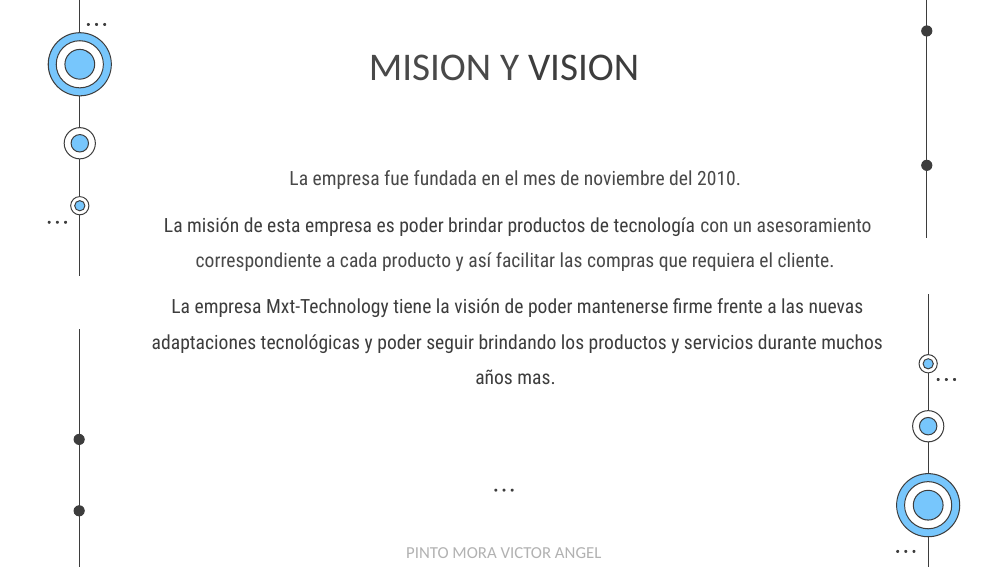
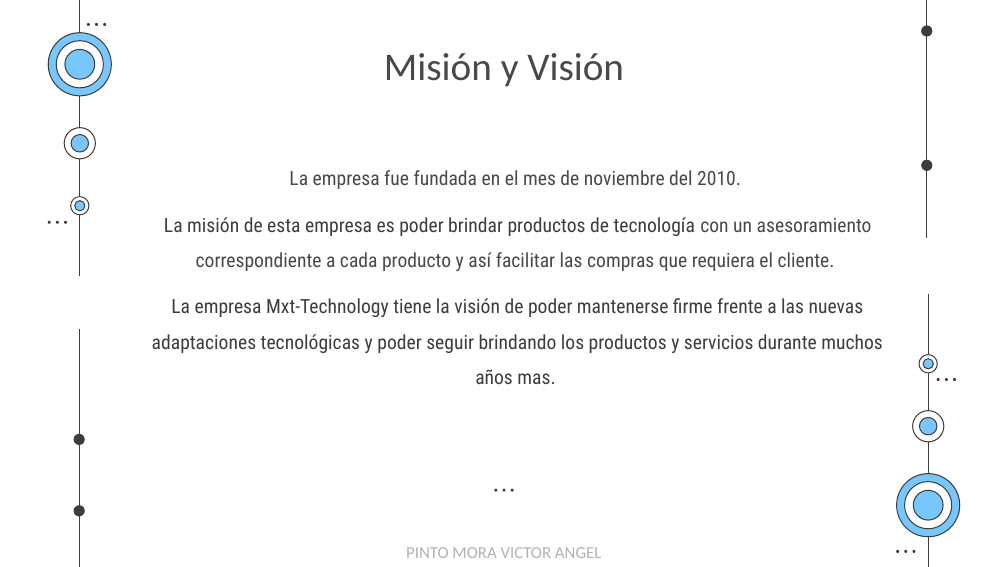
Before and after one commit to EgCooper/Mxt-Technology, a slide deck: slide 4 of Documentacion/Mxt-Technology Presentacion.pptx. Drawn at 1008x567 pixels with LibreOffice and Linux fonts; fonts in the diff are those of the drawing. Boxes give left, top, right and bottom in pixels: in the first picture for what was removed or moved away, otherwise in the second. Text is boxed around its words. In the diff, an @@ line names an element or a change of style, - is before the commit and + after.

```diff
--- a/Documentacion/Mxt-Technology Presentacion.pptx
+++ b/Documentacion/Mxt-Technology Presentacion.pptx
@@ title at [384,53,624,87]: text changed @@
-MISION Y VISION
+Misión y Visión
```
Also in this commit, not shown: 17 other slides changed, 1 slide added, 1 other file.
